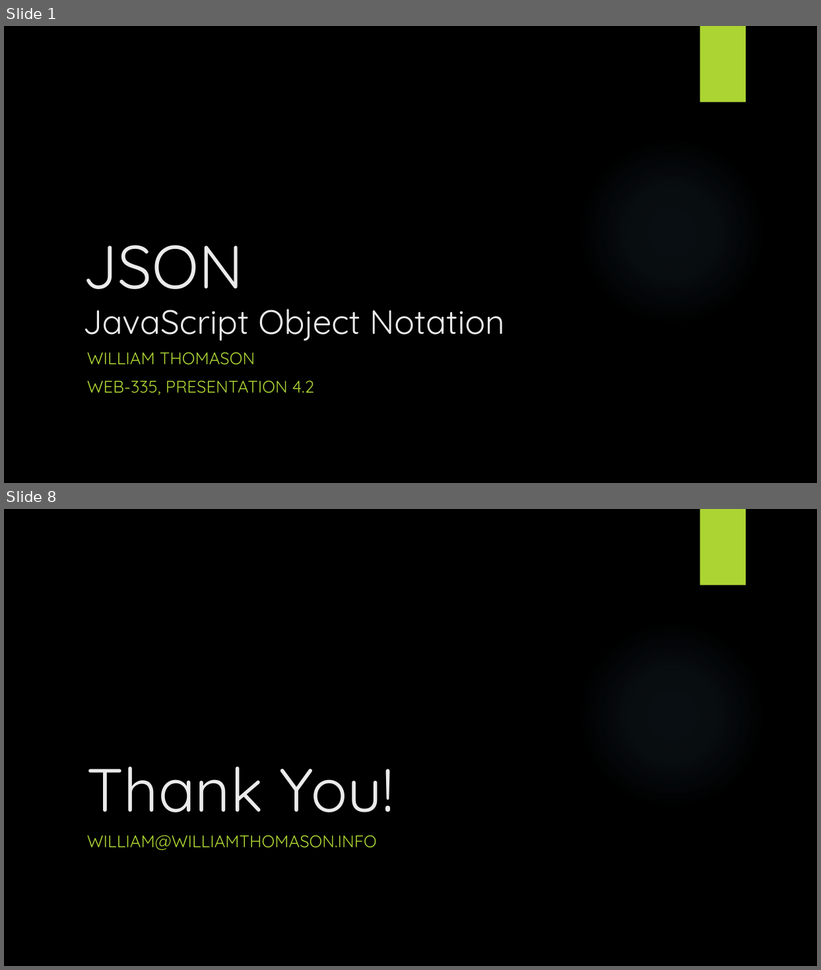
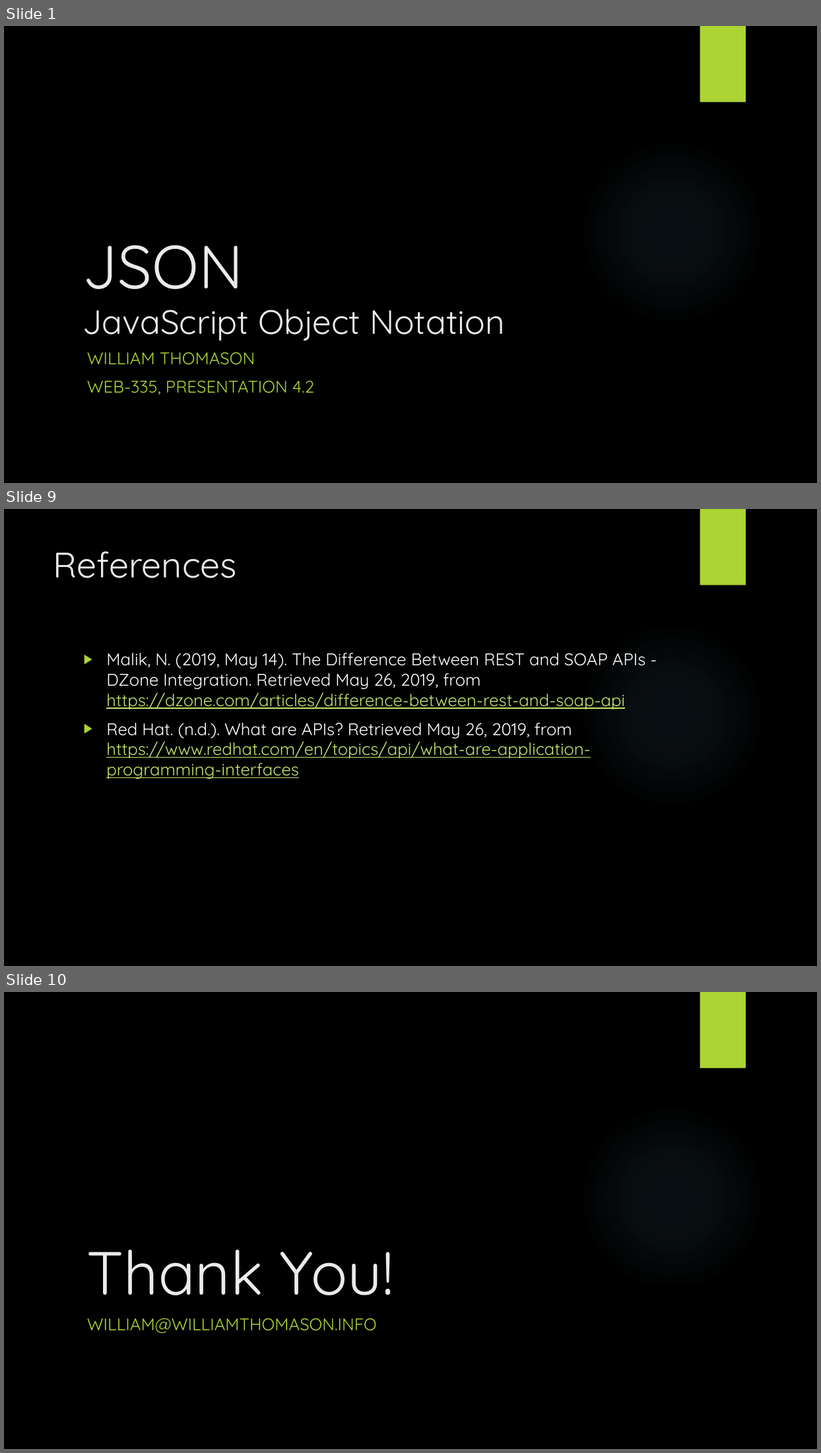
Before and after one commit to wthomason/web-420, a slide deck: week-4/thomason-presentation-4.2.pptx. Shown one above the other, each under a label of ours: slides 1 and 8 before the commit, slides 1, 9 and 10 after it; the slides between them are not shown. The pictures are 821x970 and 821x1453 pixels, drawn with LibreOffice and Linux fonts; fonts in the diff are those of the drawing; background and template pictures are left out. Boxes give left, top, right and bottom in pixels: in the first picture for what was removed or moved away, otherwise in the second. Text is boxed around its words. In the diff, an @@ line names an element or a change of style, - is before the commit and + after.

```diff
--- a/week-4/thomason-presentation-4.2.pptx
+++ b/week-4/thomason-presentation-4.2.pptx
@@ slide 9 added at box(4, 509, 817, 966), background picture (left out); not listed: 1 template element that a slide beside it also shows @@
@@ rectangle added at box(700, 509, 746, 586), fill #ACD433 @@
@@ title added at box(54, 551, 237, 578), 42 pt, text #EBEBEB @@
+References
@@ text added at box(106, 653, 646, 779), 20 pt, text #FFFFFF @@
+▶ Malik, N. (2019, May 14). The Difference Between REST and SOAP APIs - DZone Integration. Retrieved May 26, 2019, from https://dzone.com/articles/difference-between-rest-and-soap-api
+▶ Red Hat. (n.d.). What are APIs? Retrieved May 26, 2019, from https://www.redhat.com/en/topics/api/what-are-application-programming-interfaces
@@ what was slide 8 is now slide 10 @@
```
Also in this commit, not shown: 5 slides changed, 2 other slides added, 1 slide removed, 5 other files.
